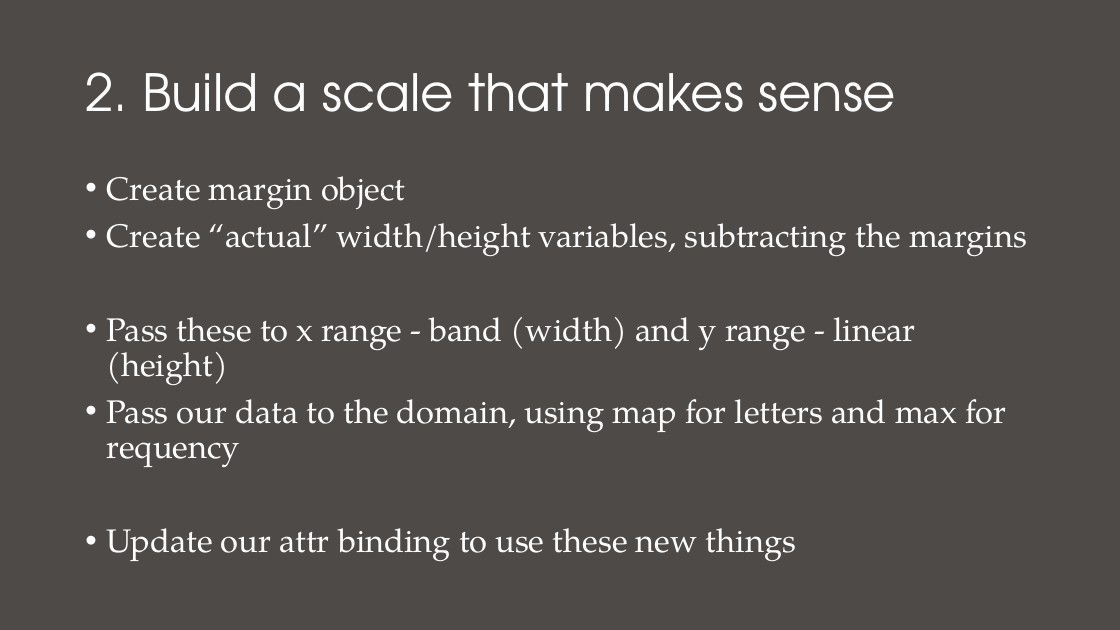
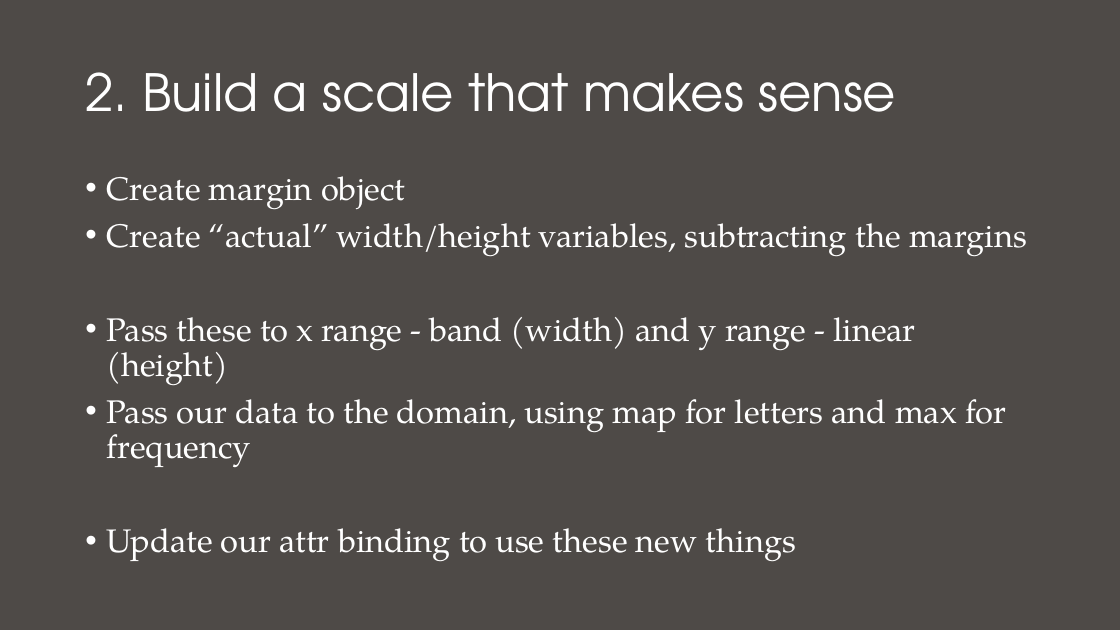
Before and after one commit to nuitrcs/Intro_to_d3_workshop, a slide deck: slide 25 of Introduction to D3.pptx. Drawn at 1120x630 pixels with LibreOffice and Linux fonts; fonts in the diff are those of the drawing. Boxes give left, top, right and bottom in pixels: in the first picture for what was removed or moved away, otherwise in the second. Text is boxed around its words. In the diff, an @@ line names an element or a change of style, - is before the commit and + after.

```diff
--- a/Introduction to D3.pptx
+++ b/Introduction to D3.pptx
@@ text at box(106, 399, 1006, 467): text changed @@
-• Pass our data to the domain, using map for letters and max for requency
+• Pass our data to the domain, using map for letters and max for frequency
```
Also in this commit, not shown: 1 other slide changed, 3 other files.
